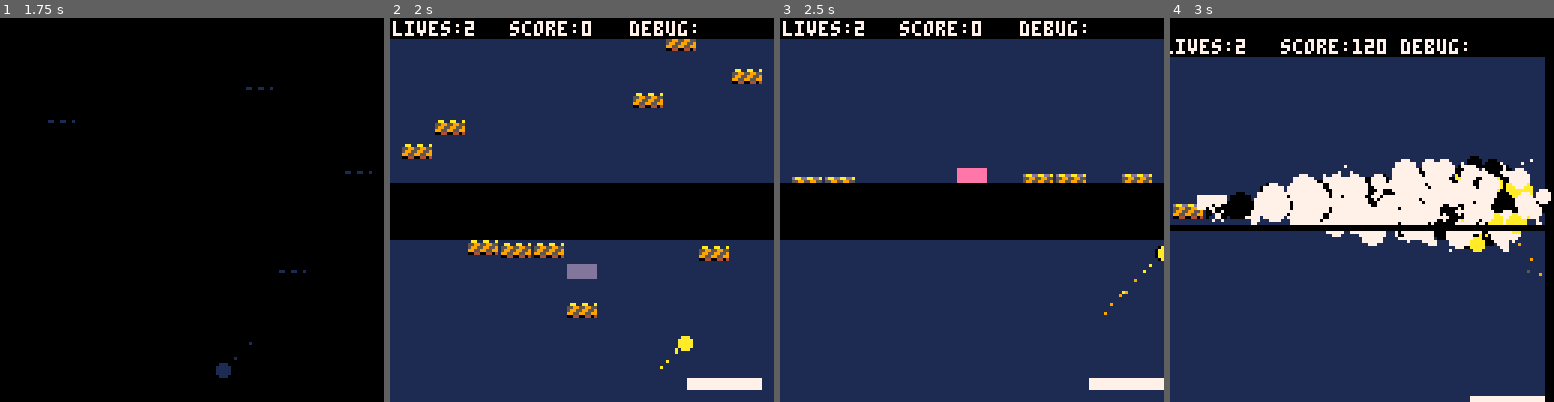
Above: before the commit, frames 1-4 (left to right).
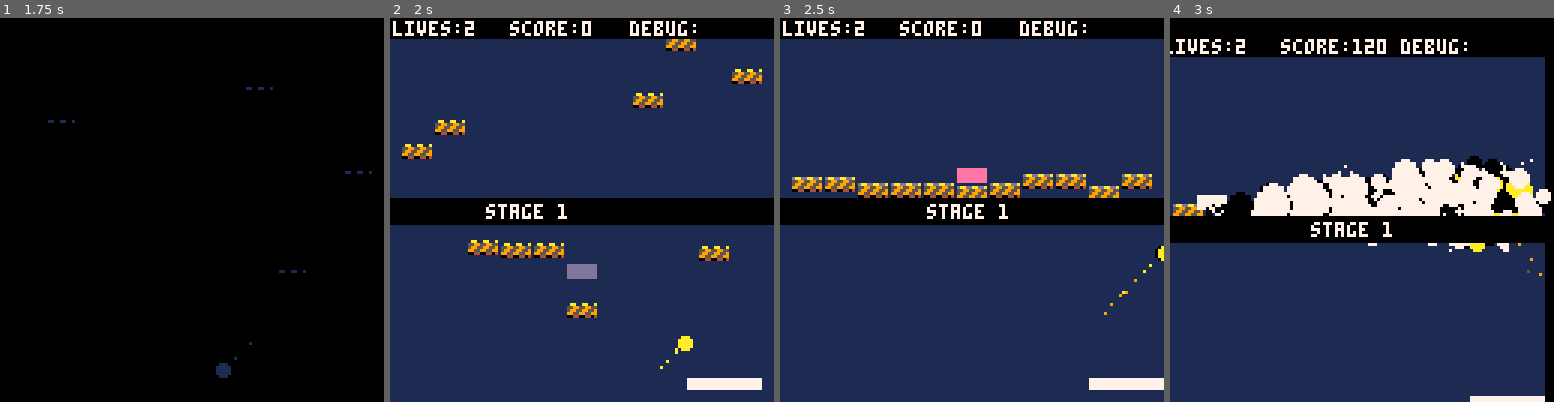
Above: after the commit, the same moments.

Repository: grantconnerywalker/MyPico-8Carts
Game: PICO-8 cartridge mybreakout.p8
The game is run twice, just before and just after one commit, with the same random seed, the same clock (stepped at 60 frames per second) and the same inputs.
Inputs:
- Up to frame 1 (1.75 s): tap X (X key) at 0.33, 1.07 s; tap O (Z key) at 0.7, 1.7 s; hold Right from 1.6 s (still down)
- Up to frame 2 (2 s): keep holding Right; tap X (X key) at 1.85 s
- Up to frame 3 (2.5 s): release Right at 2.1 s; tap O (Z key) at 2.1 s; hold Up 2.15-2.42 s; hold Right from 2.47 s (still down)
- Up to frame 4 (3 s): keep holding Right; tap O (Z key) at 2.5, 2.9 s; tap X (X key) at 2.97 s

Frame 1 is identical in both runs. In frame 2, 8.1% of the frame differs, in the area x 0-100%, y 42-58%; in frame 3, 7.9%; in frame 4, 4.9%.

Commit message:
24 minutes into ep 52

Diff:
--- a/mybreakout.p8
+++ b/mybreakout.p8
@@ -80,10 +80,15 @@
 	--sash / banner ui
 	sash_w=0
 	sash_dw=0
+	sash_tx=0
+	sash_tdx=0
 	sash_c=8
+	sash_tc=7
 	sash_text="ohai"
 	sash_frames=0
 	sash_v=false
+	sash_delay_w=0
+	sash_delay_t=0
 
 	--debug
 	debug1=""
@@ -113,9 +118,11 @@
 	if _p==1 then
 		-- slow down
 		timer_slow = 900
+		showsash("slowdown!",9,4)
 	elseif _p==2 then
 		-- life
 		lives+=1
+		showsash("extra life!",7,6)
 	elseif _p==3 then
 	 -- catch
 	 -- check if there are stuck balls
@@ -128,24 +135,28 @@
 	 if hasstuck==false then
 	 	sticky=true
 	 end
+	 showsash("sticky!",11,3)
 	elseif _p==4 then
 		-- expand
 		timer_expand = 900
 		timer_reduce = 0
+	 showsash("expand!",12,1)
 	elseif _p==5 then
 		-- reduce
 		timer_reduce = 900
 		timer_expand = 0
+		showsash("reduce!!!",0,8)
 	elseif _p==6 then
 		-- megaball
 		timer_mega=300
+		showsash("megaball!",14,2)
 	elseif _p==7 then
 		-- multiball
 		multiball()
-	end
-end
-
--- todo fix indestructible b
+		showsash("multiball!",10,9)
+	end
+end
+
 function hitbrick(_i,_combo)
 	local fshtime=8
 	-- standard brick
@@ -329,6 +340,8 @@
 	sticky=false
 	sticky_x=flr(pad_w/2)
 
+	showsash("stage "..levelnum,0,7)
+
 	-- check where this is called
 	-- remove if necessary if it works in here
 	serveball()
@@ -353,6 +366,7 @@
 
 	sticky=false
 
+		showsash("stage "..levelnum,0,7)
 	serveball()
 end
 
@@ -475,7 +489,6 @@
 	pointsmult=1
 
 	resetpills()
-	showsash("stage "..levelnum,0)
 
 	sticky_x=flr(pad_w/2)
 
@@ -640,15 +653,20 @@
 -------- juicy stuff --------
 -----------------------------
 
-function showsash(_t,_c)
+function showsash(_t,_c,_tc)
 	--todo also animate it warping in
 		--sash / banner ui
 	sash_w=0
-	sash_dw=9
+	sash_dw=4
 	sash_c=_c
 	sash_text=_t
 	sash_frames=0
 	sash_v=true
+	sash_tx=-#sash_text*4
+	sash_tdx=64-#sash_text*2
+	sash_delay_w=0
+	sash_delay_t=5
+	sash_tc=_tc
 	printh("_t ".._t)
 	printh("_c ".._c)
 end
@@ -1169,15 +1187,31 @@
 	if sash_v then
 		sash_frames+=1
 		--animate width
-		sash_w+=(sash_dw-sash_w)/5
-		if abs(sash_dw-sash_w)<0.3 then
-			sash_w=sash_dw
+		if sash_delay_w>0 then
+			sash_delay_w-=1
+		else
+			sash_w+=(sash_dw-sash_w)/5
+			if abs(sash_dw-sash_w)<0.3 then
+				sash_w=sash_dw
+			end
+		end
+		--animate text
+		if sash_delay_t>0 then
+			sash_delay_t-=1
+		else
+			sash_tx+=(sash_tdx-sash_tx)/10
+			if abs(sash_tdx-sash_tx)<0.3 then
+				sash_tx=sash_tdx
+			end
 		end
 		--make sash go away
-		if sash_frames>60 then
+		if sash_frames==75 then
 			sash_dw=0
-		end
-		if sash_frames>90 then
+			sash_tdx=160
+			sash_delay_w=15
+	  sash_delay_t=0
+		end
+		if sash_frames>115 then
 			sash_v=false
 		end
 	end
@@ -1688,6 +1722,7 @@
 function draw_sash()
 	if sash_v then
 		rectfill(0,64-(sash_w),128,64+sash_w,sash_c)
+		print(sash_text,sash_tx,62,sash_tc)
 	end
 end
 
